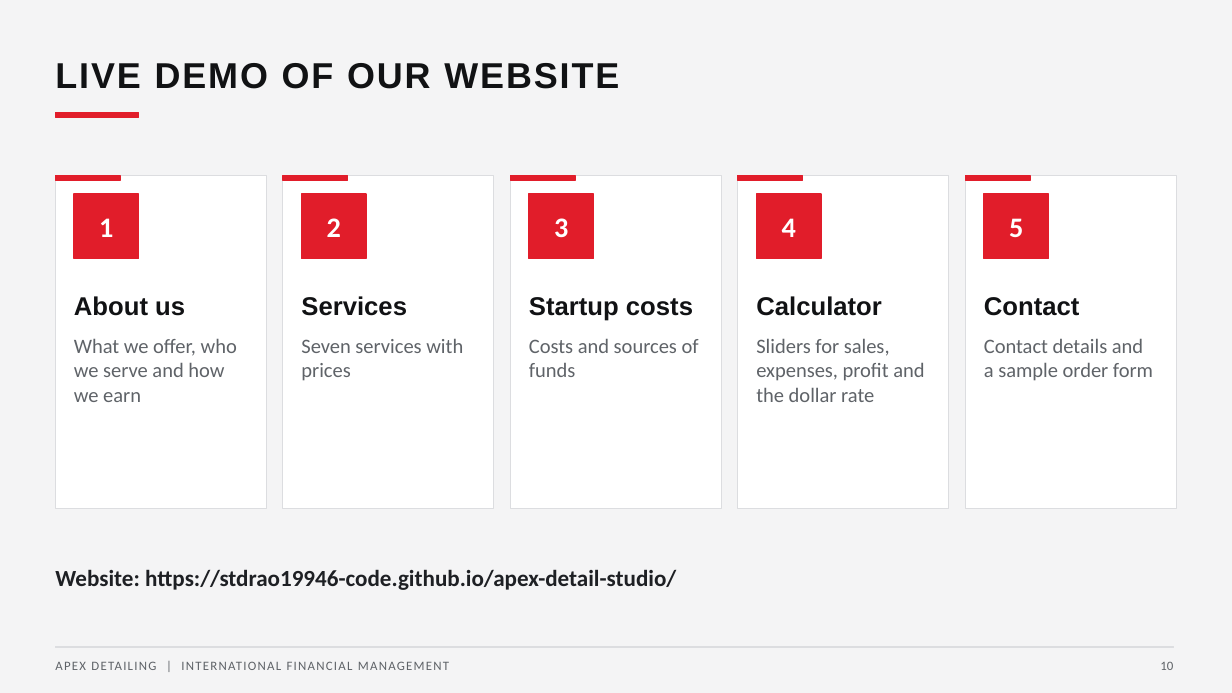
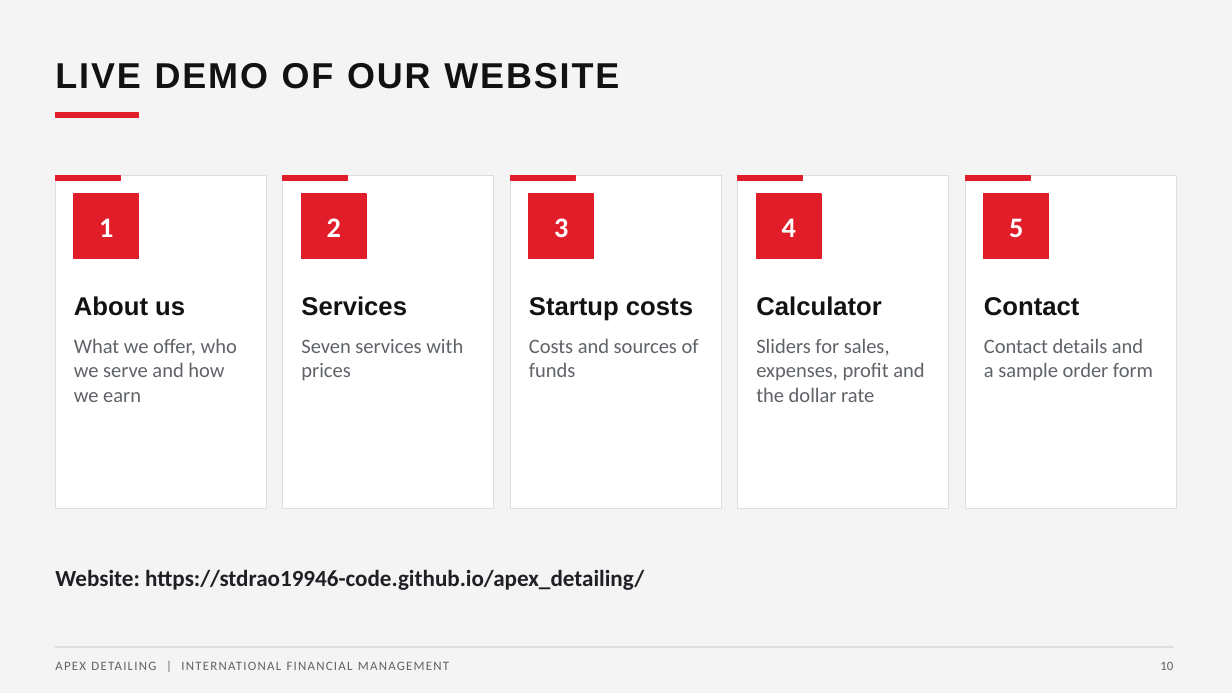
Before and after one commit to stdrao19946-code/apex_detailing, a slide deck: slide 10 of Apex_Detailing_Startup_Plan.pptx. Drawn at 1232x693 pixels with LibreOffice and Linux fonts; fonts in the diff are those of the drawing. Boxes give left, top, right and bottom in pixels: in the first picture for what was removed or moved away, otherwise in the second. Text is boxed around its words. In the diff, an @@ line names an element or a change of style, - is before the commit and + after.

```diff
--- a/Apex_Detailing_Startup_Plan.pptx
+++ b/Apex_Detailing_Startup_Plan.pptx
@@ text at box(55, 569, 644, 590): text changed @@
-Website: https://stdrao19946-code.github.io/apex-detail-studio/
+Website: https://stdrao19946-code.github.io/apex_detailing/
```
Also in this commit, not shown: 1 other file.
